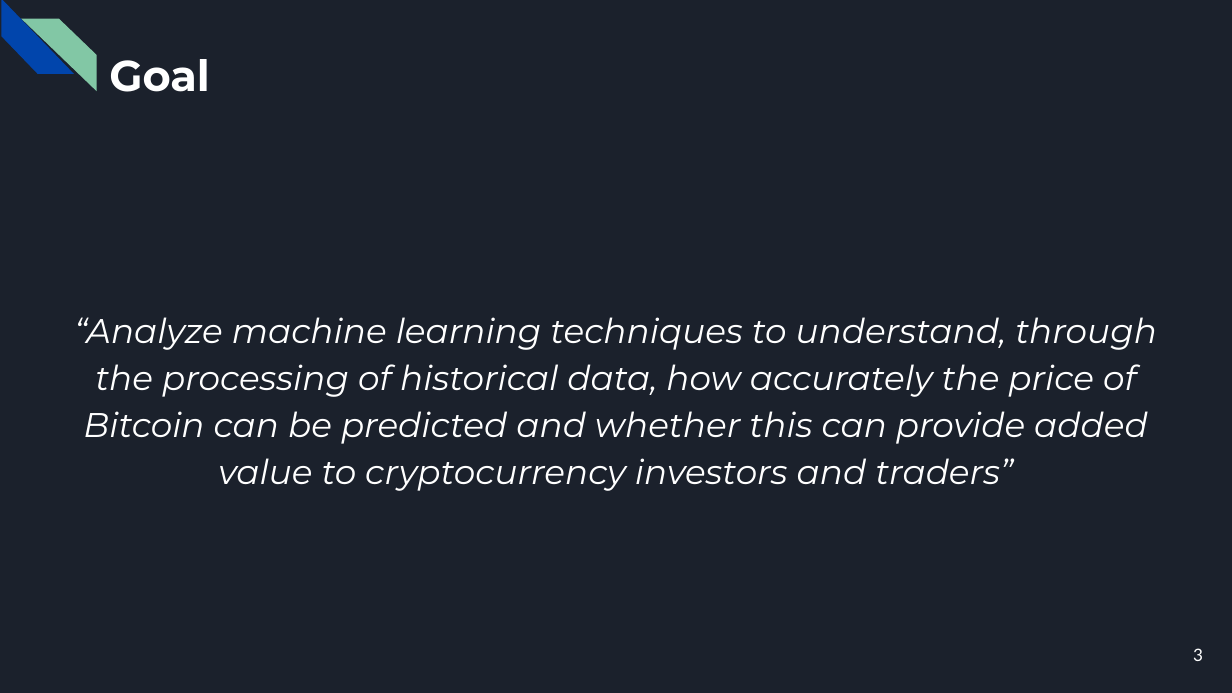
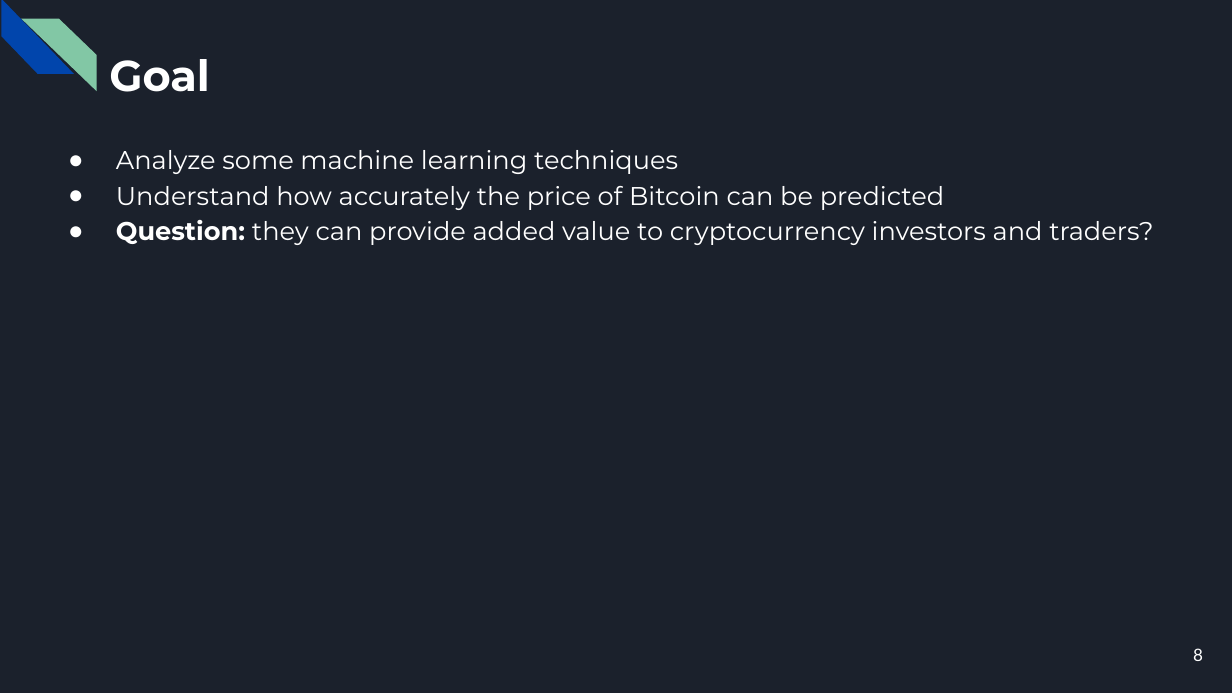
Before and after one commit to CorsiDanilo/bitcoin-price-prediction-with-pyspark, a slide deck: slide 8 of presentation/presentation.pptx (slide 3 before the commit). Drawn at 1232x693 pixels with LibreOffice and Linux fonts; fonts in the diff are those of the drawing. Boxes give left, top, right and bottom in pixels: in the first picture for what was removed or moved away, otherwise in the second. Text is boxed around its words. In the diff, an @@ line names an element or a change of style, - is before the commit and + after.

```diff
--- a/presentation/presentation.pptx
+++ b/presentation/presentation.pptx
@@ text at bbox=[116, 150, 1153, 245]: text changed; size 20 to 15 pt; italic off @@
-“Analyze machine learning techniques to understand, through the processing of historical data, how accurately the price of Bitcoin can be predicted and whether this can provide added value to cryptocurrency investors and traders”
+● Analyze some machine learning techniques
+● Understand how accurately the price of Bitcoin can be predicted
+● Question: they can provide added value to cryptocurrency investors and traders?
@@ page number at bbox=[1193, 648, 1203, 661]: text changed @@
-3
+8
```
Also in this commit, not shown: 13 other slides changed, 5 slides added.
